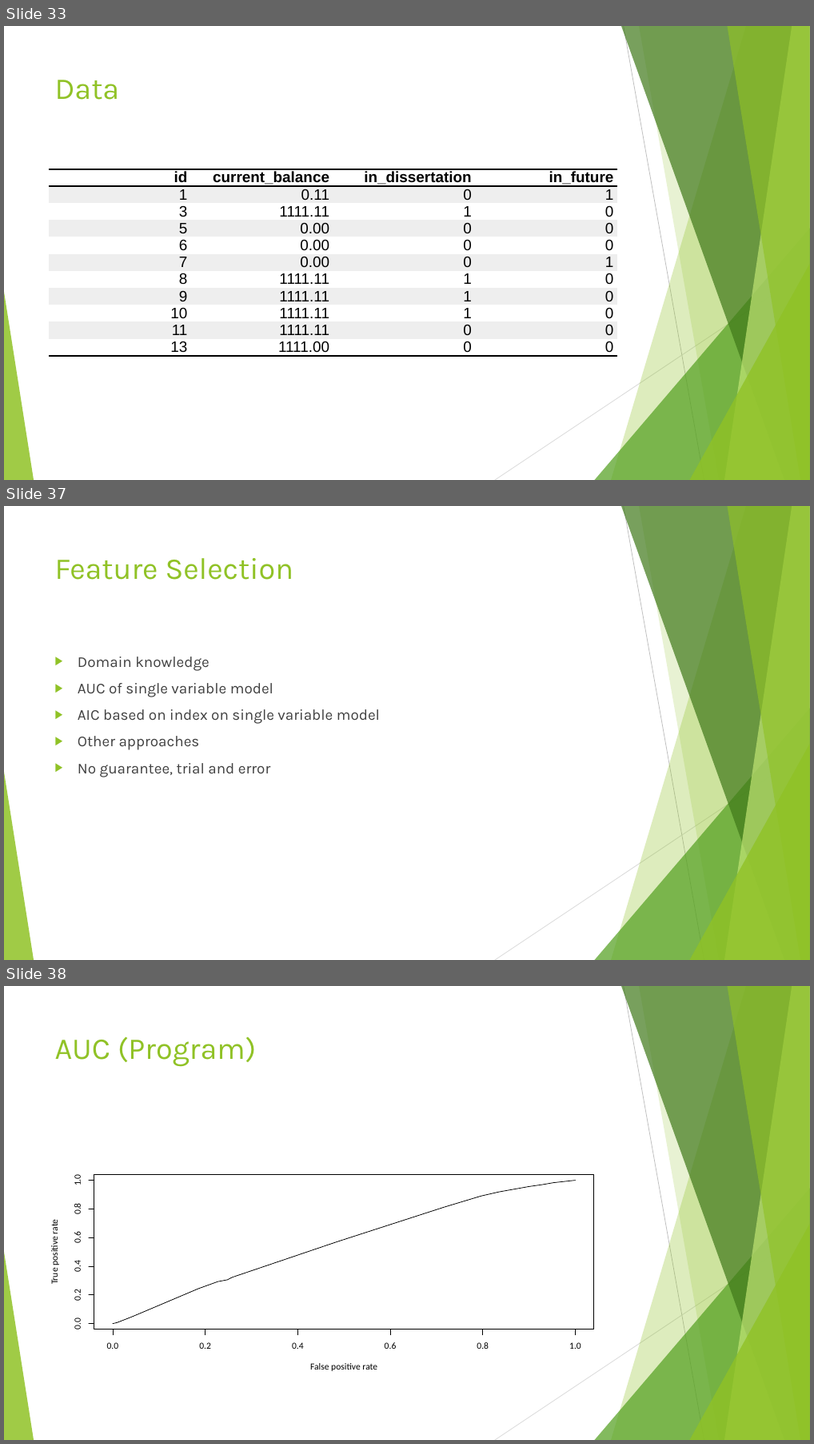
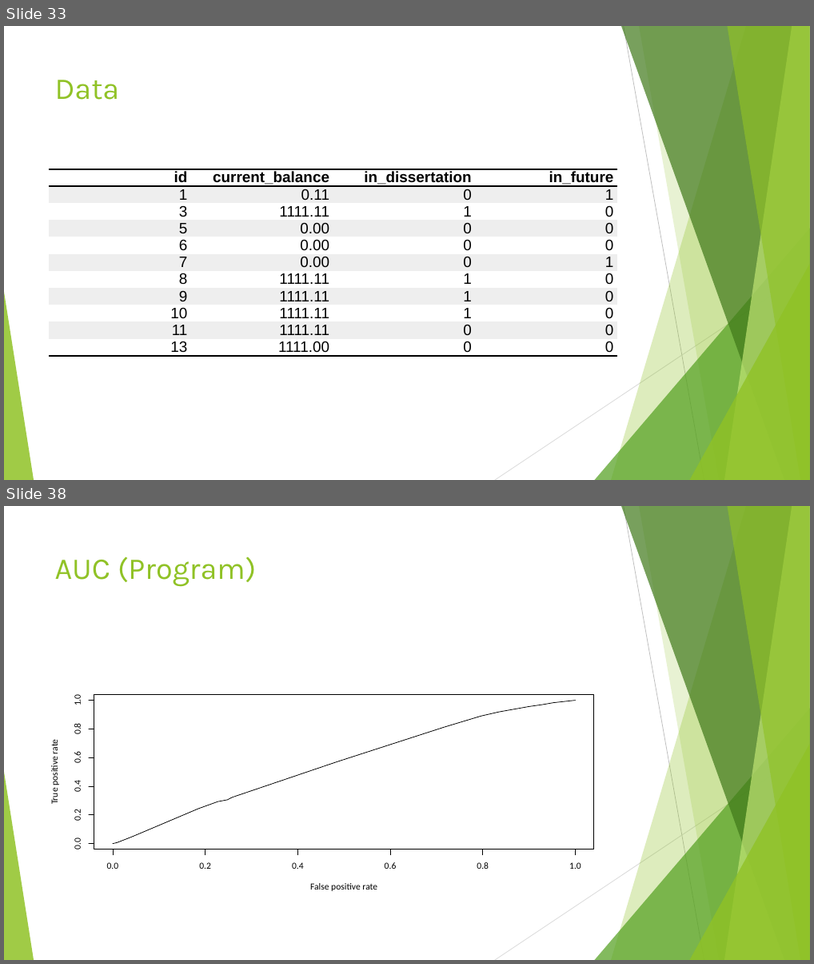
Before and after one commit to anhualin/MyLearning, a slide deck: FDA2018/FDA_Presentation.pptx. Shown one above the other, each under a label of ours: slides 33, 37 and 38 before the commit, slides 33 and 38 after it; the slides between them are not shown. The pictures are 814x1444 and 814x964 pixels, drawn with LibreOffice and Linux fonts; fonts in the diff are those of the drawing. Boxes give left, top, right and bottom in pixels: in the first picture for what was removed or moved away, otherwise in the second. Text is boxed around its words. In the diff, an @@ line names an element or a change of style, - is before the commit and + after.

```diff
--- a/FDA2018/FDA_Presentation.pptx
+++ b/FDA2018/FDA_Presentation.pptx
@@ slide 37 removed at (4, 506, 810, 960), background #FFFFFF; not listed: 10 template elements that a slide beside it also shows @@
@@ title removed at (55, 558, 294, 580) @@
-Feature Selection
@@ text removed at (78, 656, 380, 777) @@
-▶ Domain knowledge
-▶ AUC of single variable model
-▶ AIC based on index on single variable model
-▶ Other approaches
-▶ No guarantee, trial and error
```
Also in this commit, not shown: 2 slides changed, 1 slide added, 4 other files.
